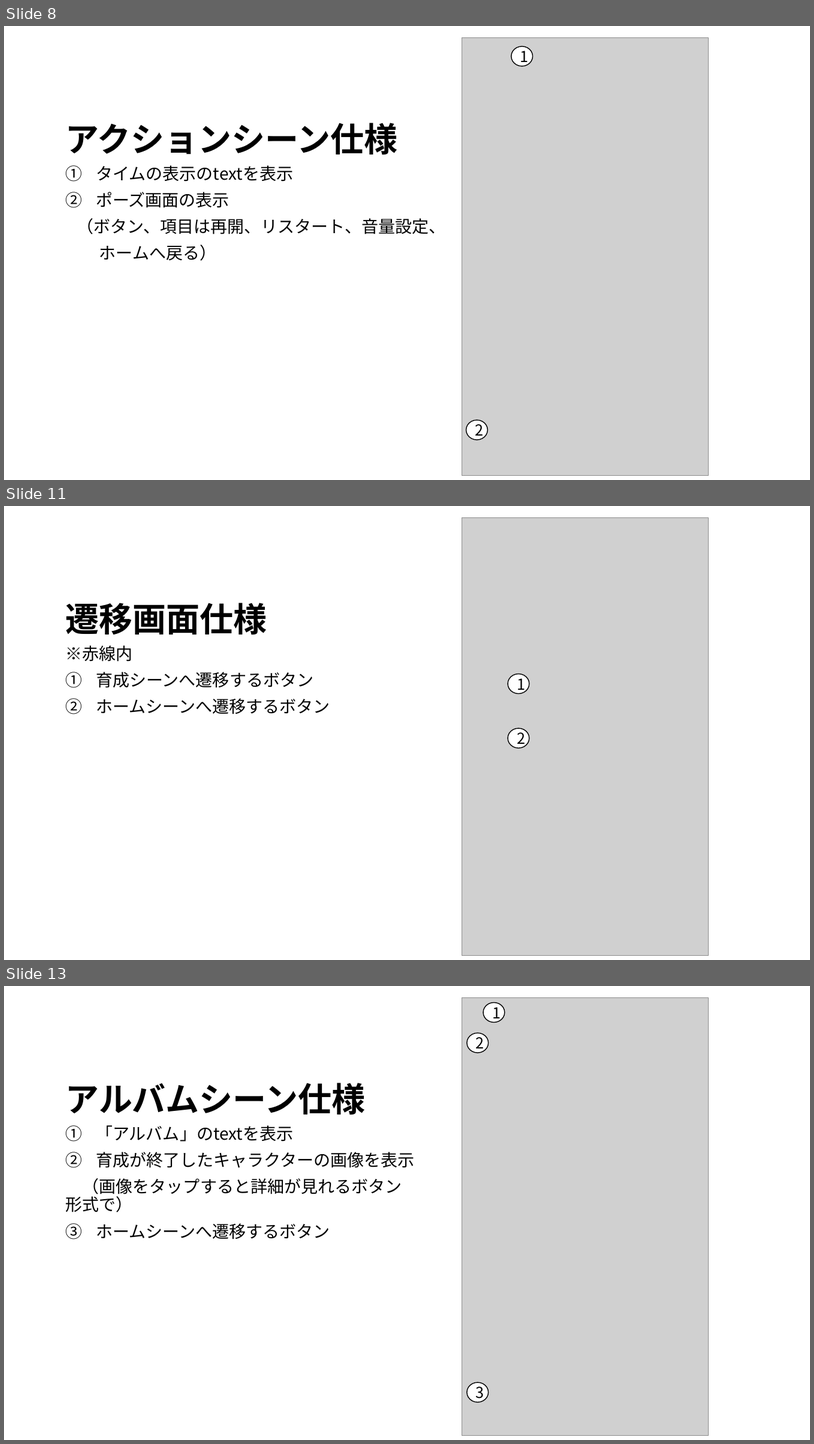
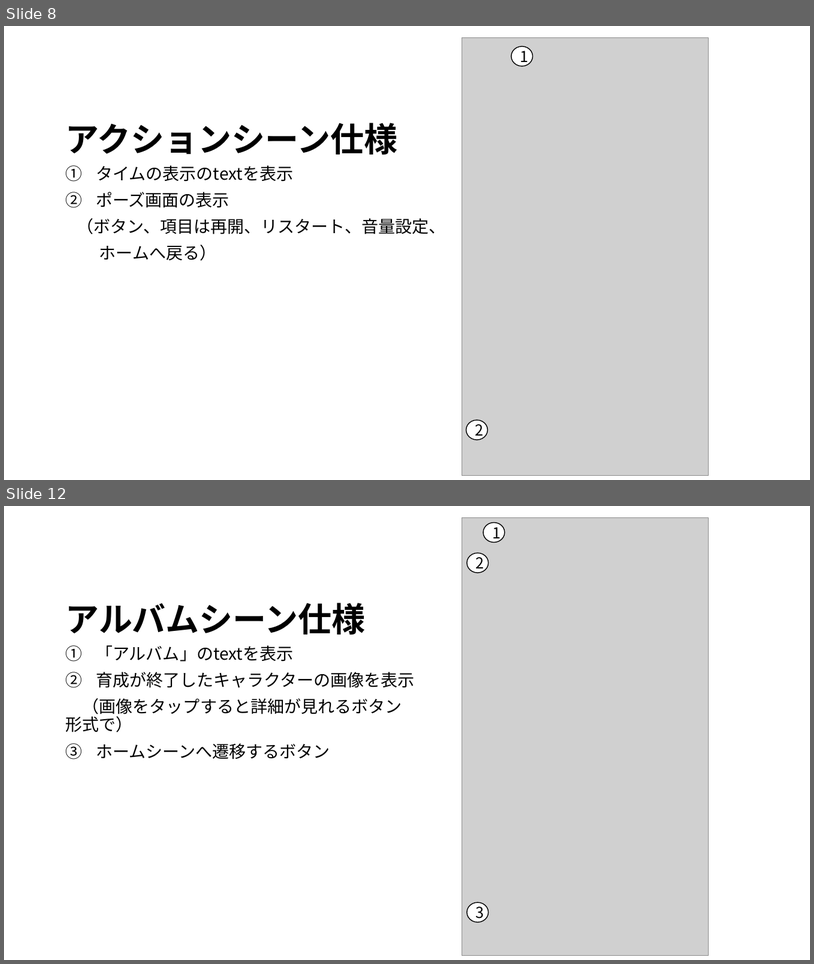
Before and after one commit to JJC-Game/StarChildren, a slide deck: Etc/仕様書/siyousho.pptx. Shown one above the other, each under a label of ours: slides 8, 11 and 13 before the commit, slides 8 and 12 after it; the slides between them are not shown. The pictures are 814x1444 and 814x964 pixels, drawn with LibreOffice and Linux fonts; fonts in the diff are those of the drawing; grey boxes stand for pictures. Boxes give left, top, right and bottom in pixels: in the first picture for what was removed or moved away, otherwise in the second. Text is boxed around its words. In the diff, an @@ line names an element or a change of style, - is before the commit and + after.

Commit message:
仕様書編集

```diff
--- a/Etc/仕様書/siyousho.pptx
+++ b/Etc/仕様書/siyousho.pptx
@@ slide 11 removed at bbox=[4, 506, 810, 960], background #FFFFFF @@
@@ picture removed at bbox=[462, 517, 709, 955] @@
@@ title removed at bbox=[66, 603, 267, 634] @@
-遷移画面仕様
@@ text removed at bbox=[66, 645, 330, 714] @@
-※赤線内
-1. 育成シーンへ遷移するボタン
-2. ホームシーンへ遷移するボタン
@@ ellipse removed at bbox=[508, 673, 529, 694] @@
-1
@@ ellipse removed at bbox=[508, 728, 529, 748] @@
-2
@@ what was slide 13 is now slide 12 @@
```
Also in this commit, not shown: 7 slides changed.
